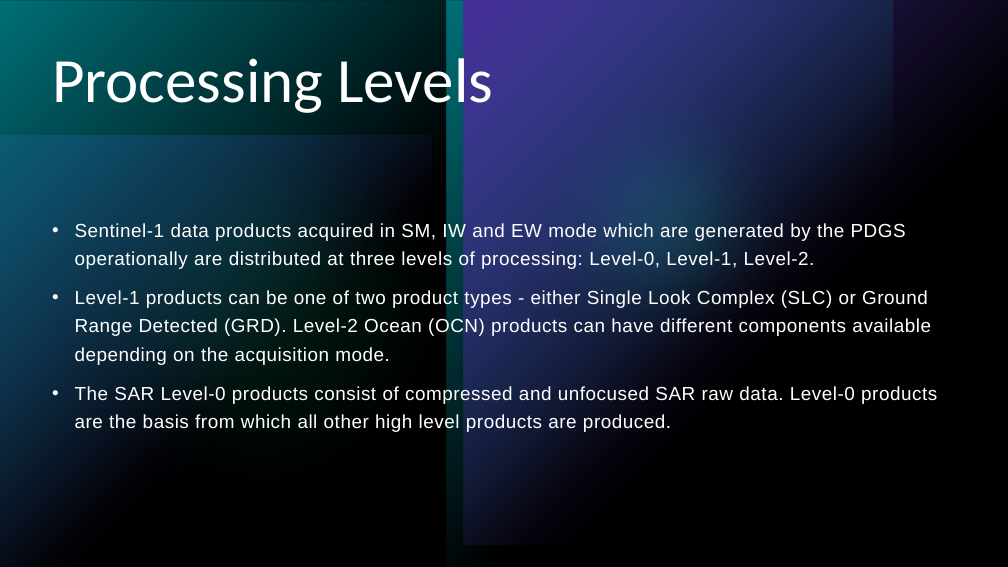
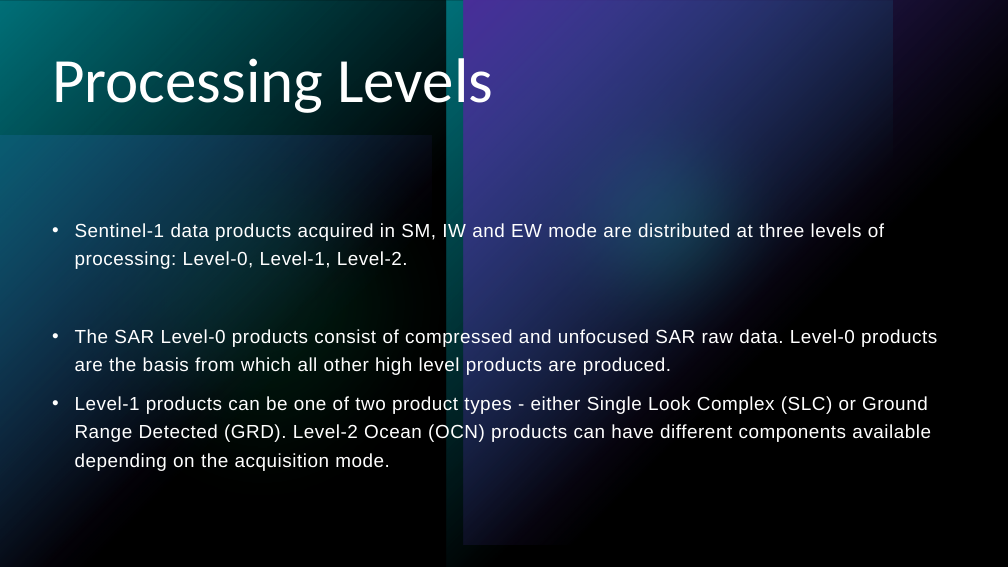
Before and after one commit to GnR98/WASDI-FadeOut, a slide deck: slide 17 of docs/ref/Presentazione_Sentinel1.pptx (slide 16 before the commit). Drawn at 1008x567 pixels with LibreOffice and Linux fonts; fonts in the diff are those of the drawing. Boxes give left, top, right and bottom in pixels: in the first picture for what was removed or moved away, otherwise in the second. Text is boxed around its words. In the diff, an @@ line names an element or a change of style, - is before the commit and + after.

```diff
--- a/docs/ref/Presentazione_Sentinel1.pptx
+++ b/docs/ref/Presentazione_Sentinel1.pptx
@@ text at (x1=75, y1=222, x2=937, y2=376): text changed @@
-• Sentinel-1 data products acquired in SM, IW and EW mode which are generated by the PDGS operationally are distributed at three levels of processing: Level-0, Level-1, Level-2.
+• Sentinel-1 data products acquired in SM, IW and EW mode are distributed at three levels of processing: Level-0, Level-1, Level-2.
+• The SAR Level-0 products consist of compressed and unfocused SAR raw data. Level-0 products are the basis from which all other high level products are produced.
@@ text at (x1=75, y1=385, x2=937, y2=432): paragraph removed @@
-• The SAR Level-0 products consist of compressed and unfocused SAR raw data. Level-0 products are the basis from which all other high level products are produced.
```
Also in this commit, not shown: 15 other slides changed, 10 slides added, 2 slides removed.
